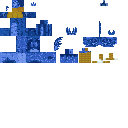
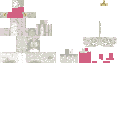
Two versions of the same layered image (128px x 128px). Layer-by-layer changes:
showed group "White Choco" (2 layers) over bbox(0, 0, 117, 63)
showed group "Red Choco" (2 layers) over bbox(0, 0, 117, 63)
showed group "Purple Choco" (2 layers) over bbox(0, 0, 117, 63)
showed group "Pink Choco" (2 layers) over bbox(0, 0, 117, 63)
showed group "Green Choco" (2 layers) over bbox(0, 0, 117, 63)
showed group "Gold Choco" (2 layers) over bbox(0, 0, 117, 63)
showed group "Flame Choco" (2 layers) over bbox(0, 0, 117, 63)
showed group "Black Choco" (2 layers) over bbox(0, 0, 117, 63)
showed group "Yellow Choco" (2 layers) over bbox(0, 0, 117, 63)
hid group "Untamed Plumes" (10 layers) over bbox(6, 2, 115, 51)
hid "Chocobo", painted on it over bbox(3, 7, 118, 63)
